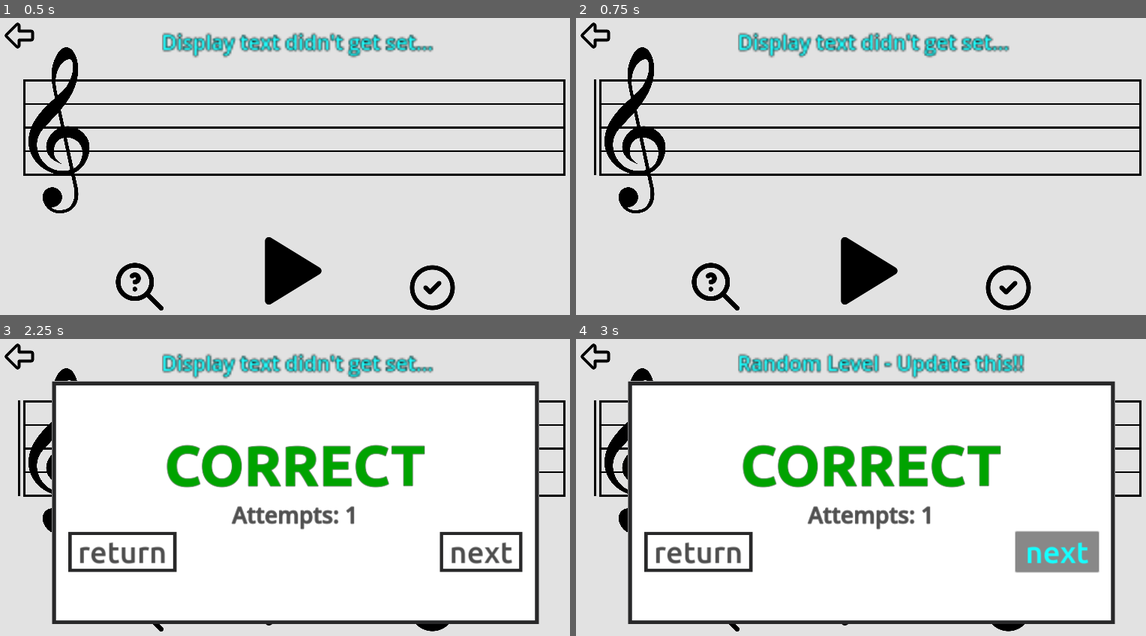
Above: before the commit, frames 1-4 (two rows, left to right).
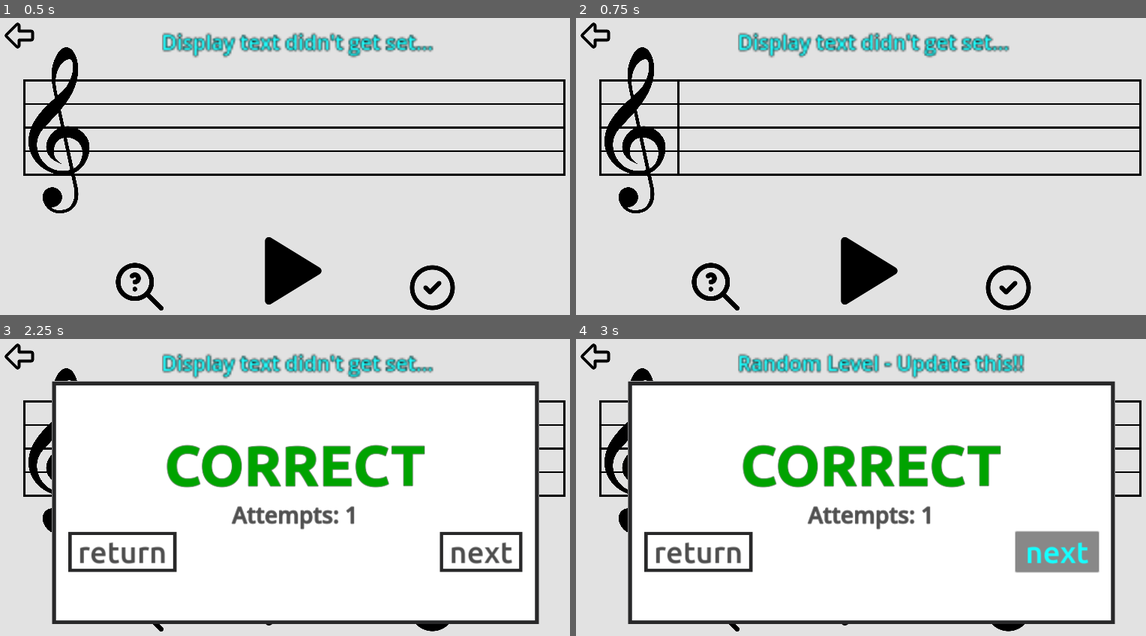
Above: after the commit, the same moments.

Repository: Sniggiho/COMP225-Reluna
Game: Godot game, scene res://Scenes/firstScene.tscn
The game is run twice, just before and just after one commit, with the same random seed, the same clock (stepped at 60 frames per second) and the same inputs.
Inputs (mouse positions are in pixels of both pictures, inside the frame that each line leads up to):
- Up to frame 1 (0.5 s): no input
- Up to frame 2 (0.75 s): click (861, 270) at 0.5 s
- Up to frame 3 (2.25 s): click (285, 591) at 1.25 s; click (433, 609) at 2 s
- Up to frame 4 (3 s): click "next" at 2.75 s

Frame 1 is identical in both runs. In frame 2, 0.2% of the frame differs, in the area x 3-19%, y 20-53%; in frame 3, 0.1%; in frame 4, 0.1%.
Error before the commit: Cannot call method 'get_rect' on a null value. (res://Scenes/MusicStaff/MusicStaff.gd:48)
Error after the commit: Invalid assignment of index '0' (on base: 'Array') with value of type 'bool'. (res://Scenes/LevelManager/LevelManager.gd:82)

Commit message:
closer but still not quite working,....

Diff:
--- a/Project/Scenes/MusicStaff/MusicStaff.gd
+++ b/Project/Scenes/MusicStaff/MusicStaff.gd
@@ -44,13 +44,20 @@
 		lastAccidental = get_node("flat" + str(GLevelData.numAccidentals))
 
 	var xBuffer = 0
+	var accidentalWidth = 0
 	if GLevelData.numAccidentals == 0:
-		xBuffer = lastAccidental.get_rect().position.x
+		xBuffer = get_node("flat1").position.x
 	else:
 		xBuffer = lastAccidental.get_rect().end.x
+		accidentalWidth = lastAccidental.texture.get_width()*lastAccidental.scale.x
 
-	var accidentalWidth = lastAccidental.get_rect().end.x - lastAccidental.get_rect().position.x
-	print("xbuffer is", xBuffer, "accidenbtal width is", accidentalWidth)
+	print(xBuffer+accidentalWidth*GLevelData.numAccidentals)
+
+	draw_line(
+			Vector2(xBuffer+accidentalWidth*GLevelData.numAccidentals,-1000),
+			Vector2(xBuffer+accidentalWidth*GLevelData.numAccidentals,1000),
+			Color.BLACK,
+			100)
 	self.get_child(1).get_curve().set_point_position(0,Vector2(xBuffer+accidentalWidth*GLevelData.numAccidentals,0))
 
 
Binary file changed: Project/Scenes/MusicStaff/flat.png
Binary file changed: Project/Scenes/MusicStaff/sharp.png
